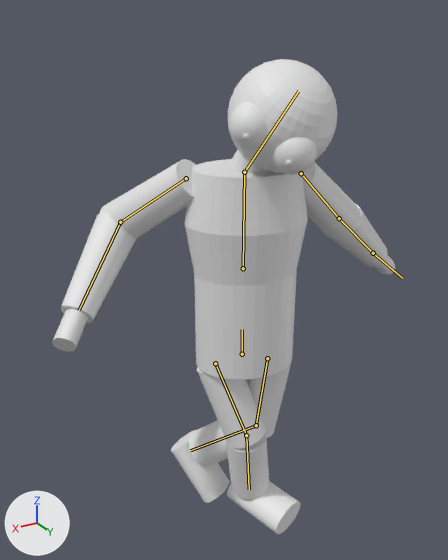
Before and after pictures for a commit that changed the glTF model Characters/Enemy/Enemy.glb.
Rendered twice from a camera (50 mm lens) standing at (1.299, 1.773, 1.972) and looking at (0.155, -0.133, 1.019). Every picture has the same lights, and +X, +Y and +Z are marked at lower left. The first picture is the older version. Both versions are drawn at frame 15 of the action 'Idle_Loop'; the numbers are the values there. The bones that change, and the others that lie on the model, are drawn over the model as lines.
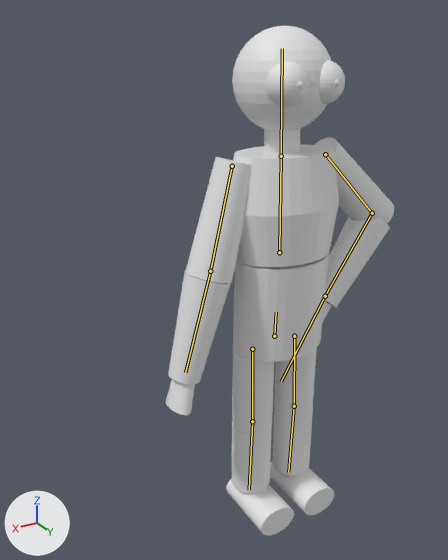
What differs and where, as boxes (x1, y1, x2, y2) in the pictures (448 x 560 px):
'Sphere.002', posed (33% narrower, 7% taller)
    before: (52, 59, 395, 534)
    after: (166, 26, 394, 536)
bone 'Bone', root to tip
    before: (242, 354) to (242, 329)
    after: (274, 336) to (276, 312)
bone 'Bone.001', root to tip
    before: (243, 268) to (244, 172)
    after: (279, 252) to (281, 156)
bone 'Arm_L', root to tip
    before: (301, 173) to (339, 218)
    after: (325, 154) to (372, 213)
bone 'Hand_L', root to tip
    before: (339, 218) to (373, 253)
    after: (372, 213) to (325, 296)
bone 'Bone.005', root to tip
    before: (244, 172) to (298, 91)
    after: (281, 156) to (282, 48)
bone 'Arm_R', root to tip
    before: (186, 178) to (120, 222)
    after: (232, 166) to (210, 271)
bone 'Hand_R', root to tip
    before: (120, 222) to (79, 310)
    after: (210, 271) to (185, 372)
bone 'UpperLeg_L', root to tip
    before: (267, 358) to (256, 425)
    after: (294, 336) to (294, 406)
bone 'LowerLeg_L', root to tip
    before: (256, 425) to (190, 450)
    after: (294, 406) to (288, 472)
bone 'UpperLeg_R', root to tip
    before: (215, 363) to (246, 435)
    after: (252, 349) to (252, 421)
bone 'LowerLeg_R', root to tip
    before: (246, 435) to (249, 489)
    after: (252, 421) to (249, 489)

What changed in the scene script:
```text
Change bone_bone:
    where bone_bone = bpy.data.objects['Armature'].pose.bones['Bone']
    bone_bone.location: (-0.152, -0.038, 0.0) -> (0.0, 0.0, 0.0)
    bone_bone.rotation_quaternion: (0.984, 0.0, -0.177, 0.0) -> (1.0, 0.019, 0.0, 0.0)  # degrees (0, -20, 0) -> degrees (2, 0, 0)
Change bone_bone_001:
    where bone_bone_001 = bpy.data.objects['Armature'].pose.bones['Bone.001']  # child of 'Bone'
    bone_bone_001.rotation_quaternion: (1.0, 0.0, 0.0, 0.0) -> (0.999, -0.046, -0.002, -0.005)  # degrees (0, 0, 0) -> degrees (-5, 0, -1)
Change bone_arm_l:
    where bone_arm_l = bpy.data.objects['Armature'].pose.bones['Arm_L']  # child of 'Bone.001'
    bone_arm_l.rotation_quaternion: (0.967, -0.251, 0.0, 0.042) -> (0.89, -0.035, 0.453, 0.046)  # degrees (-29, 1, 5) -> degrees (-2, 54, 5)
Change bone_hand_l:
    where bone_hand_l = bpy.data.objects['Armature'].pose.bones['Hand_L']  # child of 'Arm_L'
    bone_hand_l.rotation_quaternion: (1.0, 0.0, 0.0, 0.0) -> (0.745, 0.54, -0.011, -0.391)  # degrees (0, 0, 0) -> degrees (63, 24, -41)
Change bone_bone_005:
    where bone_bone_005 = bpy.data.objects['Armature'].pose.bones['Bone.005']  # child of 'Bone.001'
    bone_bone_005.rotation_quaternion: (0.931, 0.221, -0.175, -0.231) -> (1.0, 0.0, 0.0, 0.0)  # degrees (30, -13, -31) -> degrees (0, 0, 0)
Change bone_arm_r:
    where bone_arm_r = bpy.data.objects['Armature'].pose.bones['Arm_R']  # child of 'Bone.001'
    bone_arm_r.rotation_quaternion: (0.951, -0.3, -0.055, -0.05) -> (0.979, 0.0, 0.0, 0.203)  # degrees (-35, -8, -4) -> degrees (0, 0, 23)
Change bone_hand_r:
    where bone_hand_r = bpy.data.objects['Armature'].pose.bones['Hand_R']  # child of 'Arm_R'
    bone_hand_r.rotation_quaternion: (0.758, 0.627, 0.146, 0.105) -> (1.0, 0.0, 0.0, 0.0)  # degrees (80, 5, 20) -> degrees (0, 0, 0)
Change bone_upperleg_l:
    where bone_upperleg_l = bpy.data.objects['Armature'].pose.bones['UpperLeg_L']  # child of 'Bone'
    bone_upperleg_l.rotation_quaternion: (0.887, -0.074, -0.455, -0.026) -> (1.0, 0.02, -0.003, 0.0)  # degrees (-11, -54, 2) -> degrees (2, 0, 0)
Change bone_lowerleg_l:
    where bone_lowerleg_l = bpy.data.objects['Armature'].pose.bones['LowerLeg_L']  # child of 'UpperLeg_L'
    bone_lowerleg_l.rotation_quaternion: (0.931, -0.364, 0.0, -0.036) -> (1.0, 0.001, 0.0, 0.0)  # degrees (-43, -2, -4) -> degrees (0, 0, 0)
Change bone_upperleg_r:
    where bone_upperleg_r = bpy.data.objects['Armature'].pose.bones['UpperLeg_R']  # child of 'Bone'
    bone_upperleg_r.rotation_quaternion: (0.94, 0.13, -0.279, 0.144) -> (1.0, 0.02, 0.003, 0.0)  # degrees (11, -34, 14) -> degrees (2, 0, 0)
Change bone_lowerleg_r:
    where bone_lowerleg_r = bpy.data.objects['Armature'].pose.bones['LowerLeg_R']  # child of 'UpperLeg_R'
    bone_lowerleg_r.rotation_quaternion: (0.978, -0.207, 0.0, 0.021) -> (1.0, 0.001, 0.0, 0.0)  # degrees (-24, 0, 2) -> degrees (0, 0, 0)
```
